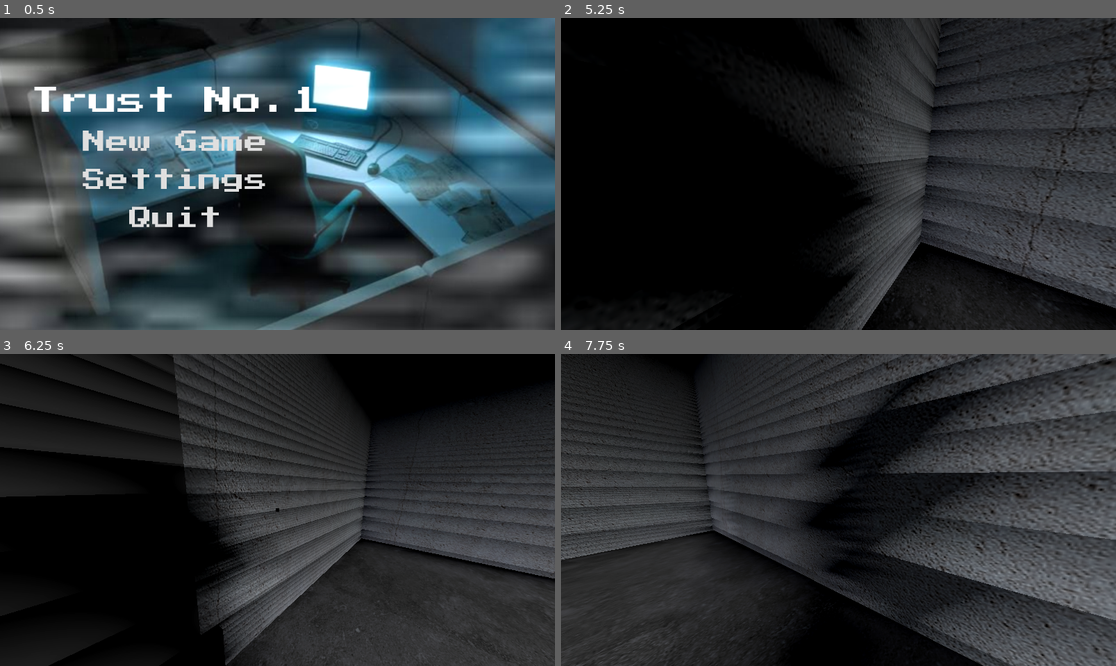
Above: before the commit, frames 1-4 (two rows, left to right).
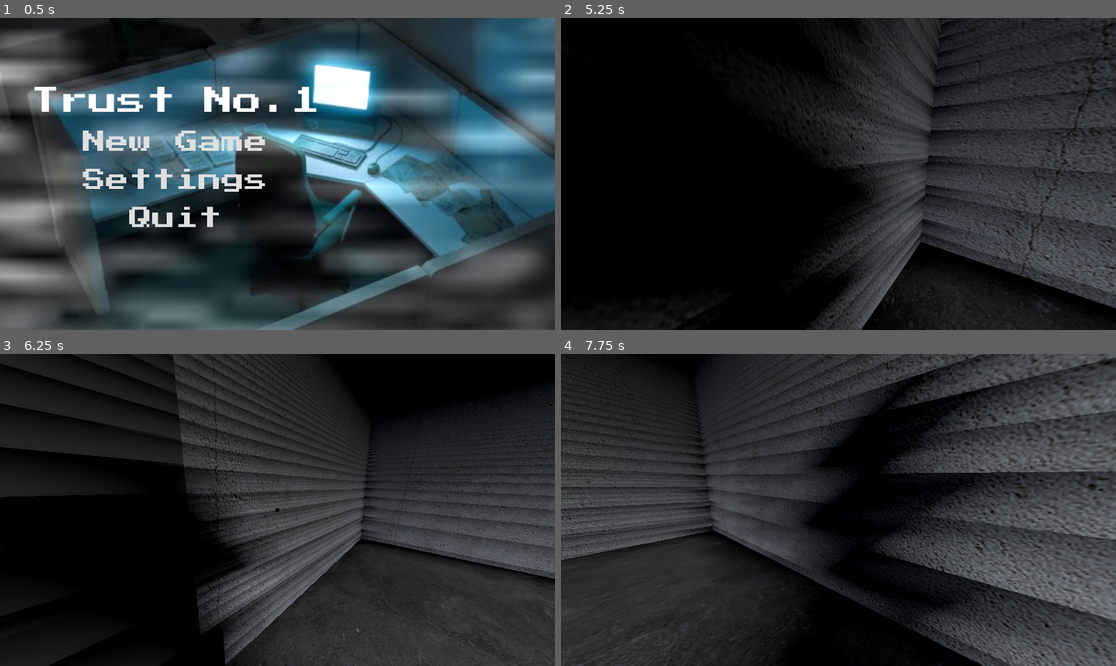
Above: after the commit, the same moments.

Repository: mitchglitchisdabestg/trust-no.-1game-jam
Game: Godot game, scene res://Scenes/main_menu/main_menu.tscn
Same seed, same stepped clock (60 frames per second), same inputs: the game is played once before the commit and once after it.
Inputs (mouse positions are in pixels of both pictures, inside the frame that each line leads up to):
- Up to frame 1 (0.5 s): no input
- Up to frame 2 (5.25 s): click "New Game" at 0.5 s; move the mouse to (866, 174) at 1.27 s; hold C (Crouch) 1.28-2.03 s; hold W (Up) 1.28-4.28 s; tap Space (Jump) at 1.52, 2.27, 3.77, 4.52 s; move the mouse to (810, 174) at 2.02 s; tap E (Interact) at 2.1, 5.1 s; move the mouse to (849, 167) at 2.77 s; hold Ctrl (MouseLock) 2.78-3.53 s; move the mouse to (810, 236) at 3.52 s; tap Shift (Sprint) at 3.6 s; move the mouse to (1005, 220) at 4.27 s; hold C (Crouch) 4.28-5.03 s; hold A (Left) from 4.28 s (still down); move the mouse to (672, 127) at 5.02 s
- Up to frame 3 (6.25 s): tap Space (Jump) at 5.27 s; move the mouse to (305, 510) at 5.77 s; release A (Left) at 5.78 s; hold S (Down) from 5.78 s (still down); hold Ctrl (MouseLock) from 5.78 s (still down)
- Up to frame 4 (7.75 s): move the mouse to (816, 503) at 6.52 s; release S (Down) at 6.53 s; release Ctrl (MouseLock) at 6.53 s; hold D (Right) 6.53-7.28 s; tap Shift (Sprint) at 6.6 s; tap Space (Jump) at 6.77, 7.52 s; move the mouse to (866, 510) at 7.27 s; hold W (Up) from 7.28 s (still down); hold C (Crouch) from 7.28 s (still down)

Frame 1 is identical in both runs. In frame 2, 0.1% of the frame differs, in the area x 45-67%, y 47-100%; in frame 3, 0.2%; in frame 4, 0.4%, in the area x 5-72%, y 32-83%.

Commit message:
added more windows

Diff:
--- a/Scenes/world/world.tscn
+++ b/Scenes/world/world.tscn
@@ -968,7 +968,7 @@
 material = ExtResource("9_5jrsn")
 
 [node name="SpotLight3D16" type="SpotLight3D" parent="Map" unique_id=509146253]
-transform = Transform3D(1, 0, 0, 0, -0.048013028, 0.9988467, 0, -0.9988467, -0.048013028, -73.77463, 10.503693, 43.859272)
+transform = Transform3D(1, 0, 0, 0, -0.048013028, 0.9988467, 0, -0.9988467, -0.048013028, -73.77463, 9.977792, 43.859272)
 light_energy = 3.973
 light_size = 0.045
 shadow_enabled = true
@@ -1018,7 +1018,7 @@
 material = SubResource("StandardMaterial3D_gg7pb")
 
 [node name="SpotLight3D17" type="SpotLight3D" parent="Map" unique_id=1187422567]
-transform = Transform3D(1, 0, 0, 0, -0.048013028, 0.9988467, 0, -0.9988467, -0.048013028, -59.885696, 10.312241, 43.859272)
+transform = Transform3D(1, 0, 0, 0, -0.048013028, 0.9988467, 0, -0.9988467, -0.048013028, -59.885696, 9.457854, 43.859272)
 light_energy = 3.973
 light_size = 0.045
 shadow_enabled = true
@@ -1062,11 +1062,91 @@
 material = SubResource("StandardMaterial3D_7p775")
 
 [node name="Roof10" type="CSGBox3D" parent="Map" unique_id=247392070]
-transform = Transform3D(-4.371139e-08, -0.5586771, -4.3711378e-08, 0, -2.4420551e-08, 0.99999976, -1, 2.4420551e-08, 1.910685e-15, -66.11311, 10.346619, 51.112476)
+transform = Transform3D(-4.371139e-08, -0.5586771, -4.3711378e-08, 0, -2.4420551e-08, 0.99999976, -1, 2.4420551e-08, 1.910685e-15, -66.11311, 10.346619, 58.78204)
 use_collision = true
 flip_faces = true
-size = Vector3(19.020967, 36.534363, 0.27563477)
+size = Vector3(34.360092, 36.534363, 0.27563477)
 material = ExtResource("12_77064")
+
+[node name="CSGBox3D92" type="CSGBox3D" parent="Map" unique_id=307585155]
+transform = Transform3D(1, 0, 0, 0, 0.7139379, 0, 0, 0, 1, -55.420372, 8.438449, 49.57573)
+use_collision = true
+size = Vector3(0.26057434, 5.8303223, 1.9871569)
+material = SubResource("StandardMaterial3D_gg7pb")
+
+[node name="CSGBox3D93" type="CSGBox3D" parent="Map" unique_id=1316656885]
+transform = Transform3D(1, 0, 0, 0, 0.7139379, 0, 0, 0, 1, -55.409973, 8.431826, 51.878414)
+use_collision = true
+size = Vector3(0.26057434, 5.848877, 2.344304)
+material = SubResource("StandardMaterial3D_gg7pb")
+
+[node name="CSGBox3D94" type="CSGBox3D" parent="Map" unique_id=1805935577]
+transform = Transform3D(1, 0, 0, 0, 0.7139379, 0, 0, 0, 1, -55.42913, 8.421541, 54.007122)
+use_collision = true
+size = Vector3(0.26057434, 5.8776855, 1.7746773)
+material = SubResource("StandardMaterial3D_gg7pb")
+
+[node name="CSGBox3D95" type="CSGBox3D" parent="Map" unique_id=696464877]
+transform = Transform3D(1, 0, 0, 0, 0.7139379, 0, 0, 0, 1, -55.41678, 8.390651, 50.646816)
+use_collision = true
+size = Vector3(0.2480011, 5.9231567, 0.16681671)
+material = SubResource("StandardMaterial3D_7p775")
+
+[node name="CSGBox3D96" type="CSGBox3D" parent="Map" unique_id=601064811]
+transform = Transform3D(1, 0, 0, 0, 0.7139379, 0, 0, 0, 1, -55.41678, 8.390651, 48.411083)
+use_collision = true
+size = Vector3(0.2480011, 5.9231567, 0.16681671)
+material = SubResource("StandardMaterial3D_7p775")
+
+[node name="CSGBox3D97" type="CSGBox3D" parent="Map" unique_id=1950901280]
+transform = Transform3D(1, 0, 0, 0, 0.7139379, 0, 0, 0, 1, -55.41678, 8.390651, 53.048214)
+use_collision = true
+size = Vector3(0.2480011, 5.9231567, 0.16681671)
+material = SubResource("StandardMaterial3D_7p775")
+
+[node name="CSGBox3D98" type="CSGBox3D" parent="Map" unique_id=1703873272]
+transform = Transform3D(1, 0, 0, 0, 0.7139379, 0, 0, 0, 1, -55.41678, 8.390651, 55.037655)
+use_collision = true
+size = Vector3(0.2480011, 5.9231567, 0.16681671)
+material = SubResource("StandardMaterial3D_7p775")
+
+[node name="CSGBox3D99" type="CSGBox3D" parent="Map" unique_id=23360492]
+transform = Transform3D(1, 0, 0, 0, 0.7139379, 0, 0, 0, 1, -55.420372, 8.438449, 56.057552)
+use_collision = true
+size = Vector3(0.26057434, 5.8303223, 1.9871569)
+material = SubResource("StandardMaterial3D_gg7pb")
+
+[node name="CSGBox3D100" type="CSGBox3D" parent="Map" unique_id=156939208]
+transform = Transform3D(1, 0, 0, 0, 0.7139379, 0, 0, 0, 1, -55.409973, 8.431826, 58.360233)
+use_collision = true
+size = Vector3(0.26057434, 5.848877, 2.344304)
+material = SubResource("StandardMaterial3D_gg7pb")
+
+[node name="CSGBox3D101" type="CSGBox3D" parent="Map" unique_id=818247264]
+transform = Transform3D(1, 0, 0, 0, 0.7139379, 0, 0, 0, 1, -55.42913, 8.421541, 60.48894)
+use_collision = true
+size = Vector3(0.26057434, 5.8776855, 1.7746773)
+material = SubResource("StandardMaterial3D_gg7pb")
+
+[node name="CSGBox3D102" type="CSGBox3D" parent="Map" unique_id=1544228604]
+transform = Transform3D(1, 0, 0, 0, 0.7139379, 0, 0, 0, 1, -55.41678, 8.390651, 57.128635)
+use_collision = true
+size = Vector3(0.2480011, 5.9231567, 0.16681671)
+material = SubResource("StandardMaterial3D_7p775")
+
+[node name="CSGBox3D103" type="CSGBox3D" parent="Map" unique_id=404629607]
+transform = Transform3D(1, 0, 0, 0, 0.7139379, 0, 0, 0, 1, -55.41678, 8.390651, 61.519474)
+use_collision = true
+size = Vector3(0.2480011, 5.9231567, 0.16681671)
+material = SubResource("StandardMaterial3D_7p775")
+
+[node name="SpotLight3D18" type="SpotLight3D" parent="Map" unique_id=1453868340]
+transform = Transform3D(1, 0, 0, 0, -0.048013028, 0.9988467, 0, -0.9988467, -0.048013028, -68.98355, 9.977792, 55.73998)
+light_energy = 3.973
+light_size = 0.045
+shadow_enabled = true
+spot_range = 39.271
+spot_angle = 86.41
 
 [node name="PuzzleUI" type="CanvasLayer" parent="." unique_id=848183622]
 
